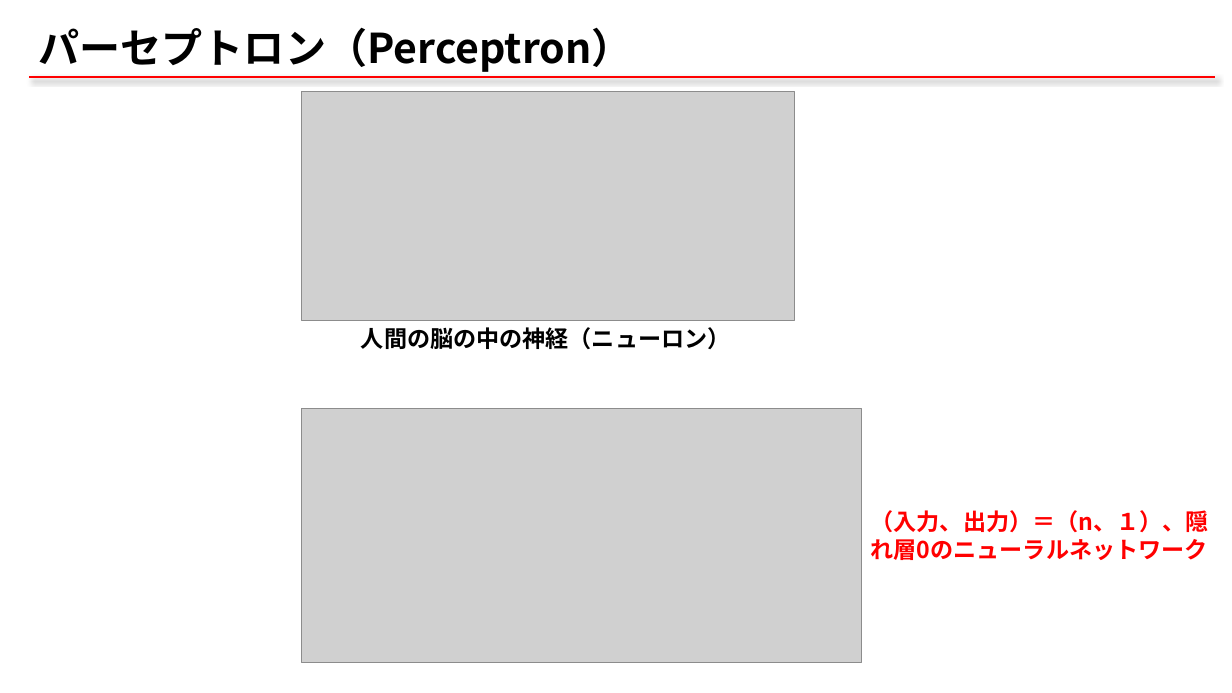
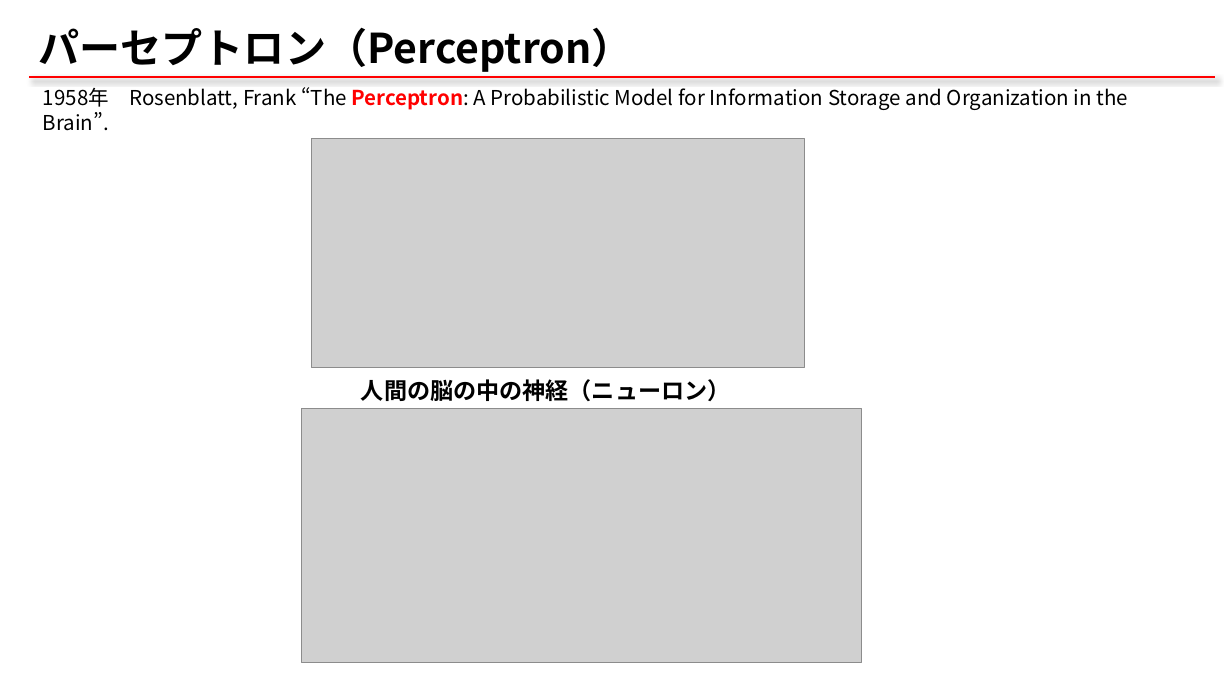
Before and after one commit to qqinxl2015/machine-learning-basic, a slide deck: slide 4 of _ML_01_NN.pptx. Drawn at 1232x693 pixels with LibreOffice and Linux fonts; fonts in the diff are those of the drawing; grey boxes stand for pictures. Boxes give left, top, right and bottom in pixels: in the first picture for what was removed or moved away, otherwise in the second. Text is boxed around its words. In the diff, an @@ line names an element or a change of style, - is before the commit and + after.

```diff
--- a/_ML_01_NN.pptx
+++ b/_ML_01_NN.pptx
@@ text added at <box>43,87,1129,110</box>, 16 pt, text #000000 @@
+1958年 Rosenblatt, Frank “The Perceptron: A Probabilistic Model for Information Storage and Organization in the Brain”.
@@ picture: place and size @@
-picture at <box>301,91,794,321</box>
+picture at <box>311,139,804,368</box>
@@ text "人間の脳の中の神経（ニューロン）": place and size @@
-text "人間の脳の中の神経（ニューロン）" at <box>361,327,731,349</box>
+text "人間の脳の中の神経（ニューロン）" at <box>361,379,731,401</box>
@@ text removed at <box>871,510,1209,560</box> @@
-（入力、出力）＝（n、１）、隠れ層0のニューラルネットワーク
```
Also in this commit, not shown: 7 other slides changed, 5 slides added, 2 other files.
